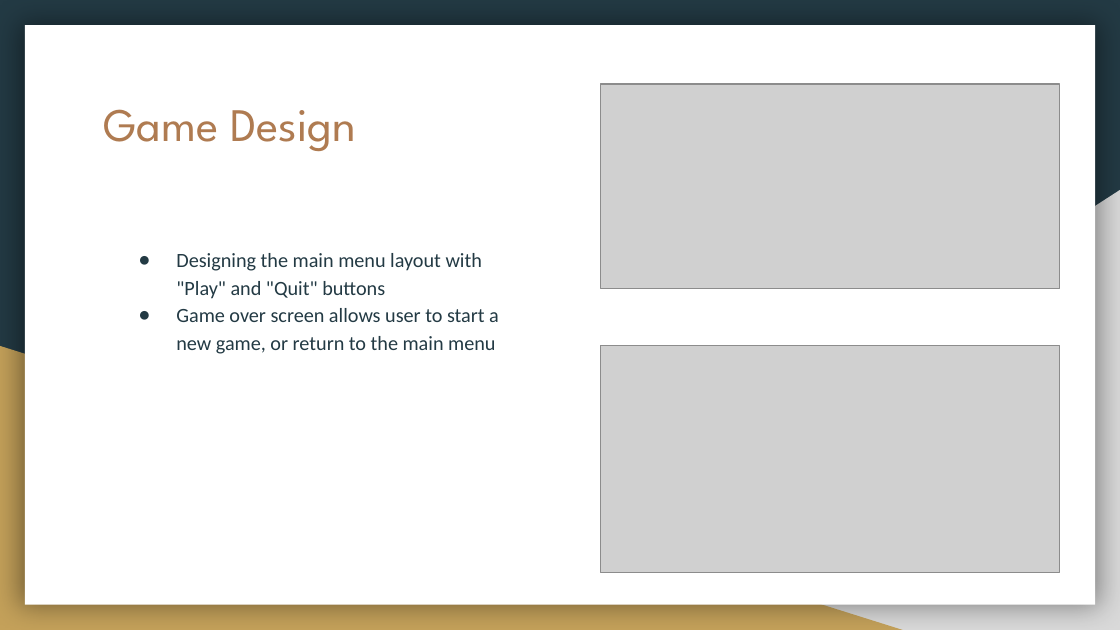
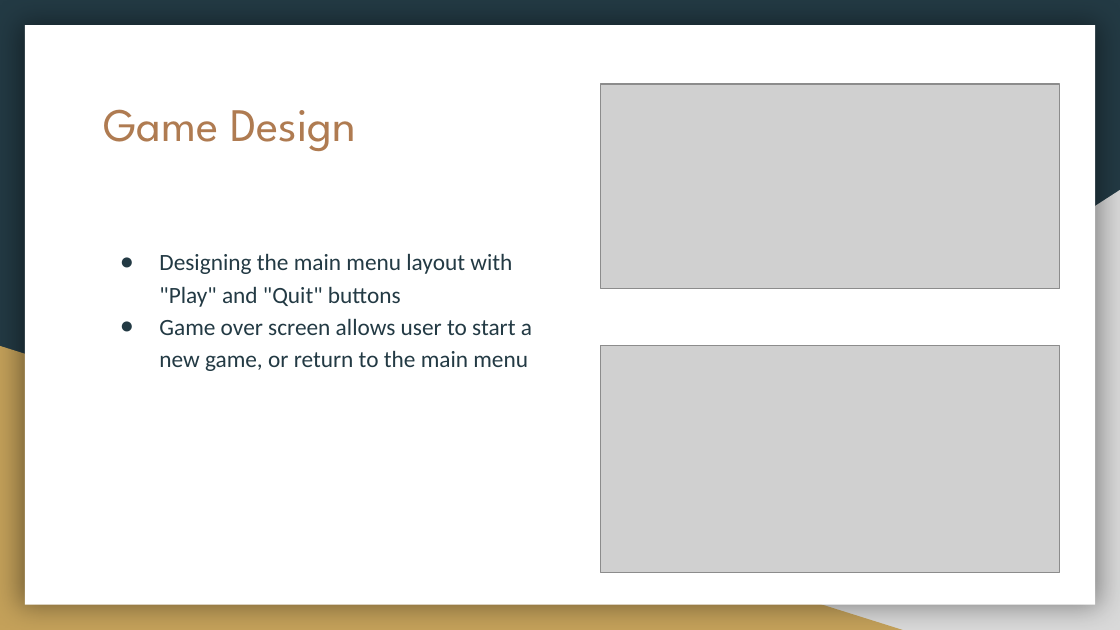
Before and after one commit to shakeebur/CIS434-TermProject-Group1, a slide deck: slide 9 of Project demonstration.pptx. Drawn at 1120x630 pixels with LibreOffice and Linux fonts; fonts in the diff are those of the drawing; grey boxes stand for pictures. Boxes give left, top, right and bottom in pixels: in the first picture for what was removed or moved away, otherwise in the second. Text is boxed around its words. In the diff, an @@ line names an element or a change of style, - is before the commit and + after.

```diff
--- a/Project demonstration.pptx
+++ b/Project demonstration.pptx
@@ text "Designing the main menu layout ...": place and size @@
-text "Designing the main menu layout ..." at [176,253,499,354]
+text "Designing the main menu layout ..." at [159,253,532,371]
@@ text "Designing the main menu layout ..." at [159,253,532,371]: size 13 to 15 pt; indent changed @@
```
Also in this commit, not shown: 8 other slides changed, 2 slides added, 1 slide removed.
